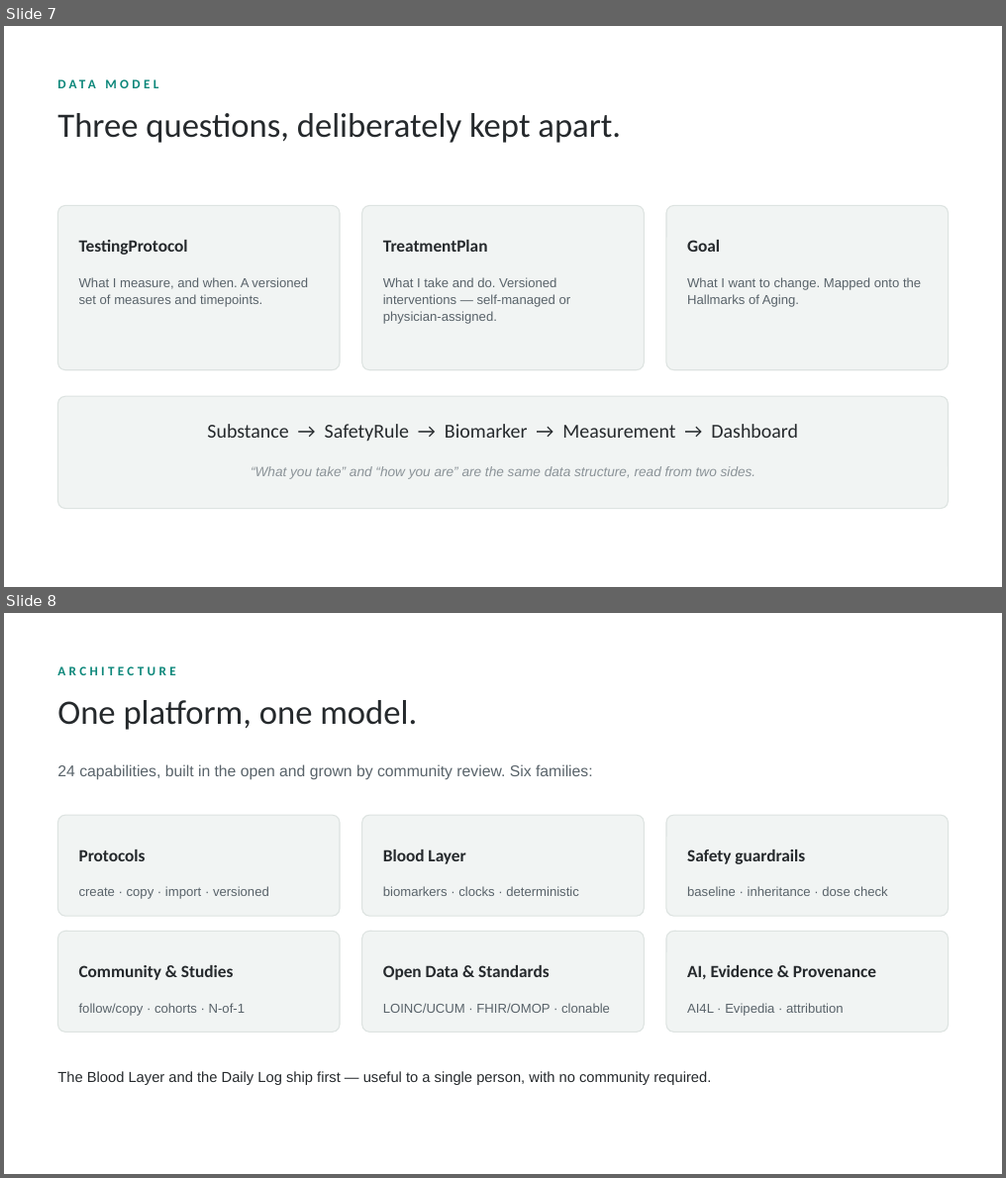
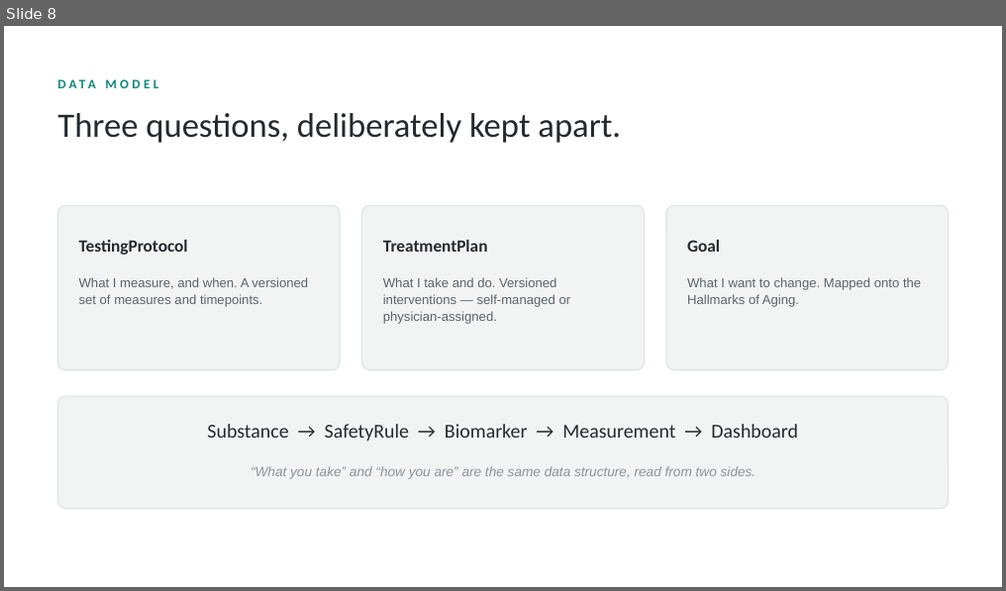
Before and after one commit to hackingbiology/biohackit, a slide deck: docs/presentation/biohackit-deck.pptx. Shown one above the other, each under a label of ours: slides 7 and 8 before the commit, slide 8 after it. The pictures are 1006x1178 and 1006x591 pixels, drawn with LibreOffice and Linux fonts; fonts in the diff are those of the drawing. Boxes give left, top, right and bottom in pixels: in the first picture for what was removed or moved away, otherwise in the second. Text is boxed around its words. In the diff, an @@ line names an element or a change of style, - is before the commit and + after.

```diff
--- a/docs/presentation/biohackit-deck.pptx
+++ b/docs/presentation/biohackit-deck.pptx
@@ slide 8 removed at (4,613,1002,1174), background #FFFFFF @@
@@ text removed at (57,666,175,675) @@
-ARCHITECTURE
@@ text removed at (57,700,417,730) @@
-One platform, one model.
@@ text removed at (57,764,593,780) @@
-24 capabilities, built in the open and grown by community review. Six families:
@@ rounded rectangle removed at (57,815,340,916) @@
@@ rounded rectangle removed at (361,815,644,916) @@
@@ rounded rectangle removed at (666,815,948,916) @@
@@ text removed at (79,850,146,861) @@
-Protocols
@@ text removed at (383,850,465,864) @@
-Blood Layer
@@ text removed at (687,850,805,864) @@
-Safety guardrails
@@ text removed at (79,886,269,899) @@
-create · copy · import · versioned
@@ text removed at (383,886,579,896) @@
-biomarkers · clocks · deterministic
@@ text removed at (687,886,887,896) @@
-baseline · inheritance · dose check
@@ rounded rectangle removed at (57,931,340,1032) @@
@@ rounded rectangle removed at (361,931,644,1032) @@
@@ rounded rectangle removed at (666,931,948,1032) @@
@@ text removed at (79,965,233,980) @@
-Community & Studies
@@ text removed at (383,965,549,980) @@
-Open Data & Standards
@@ text removed at (687,965,876,979) @@
-AI, Evidence & Provenance
@@ text removed at (79,1003,245,1016) @@
-follow/copy · cohorts · N-of-1
@@ text removed at (383,1003,610,1013) @@
-LOINC/UCUM · FHIR/OMOP · clonable
@@ text removed at (687,1003,844,1016) @@
-AI4L · Evipedia · attribution
@@ text removed at (57,1071,711,1085) @@
-The Blood Layer and the Daily Log ship first — useful to a single person, with no community required.
@@ what was slide 7 is now slide 8 @@
```
Also in this commit, not shown: 8 slides changed, 6 slides added, 4 other slides removed, 1 other file.
